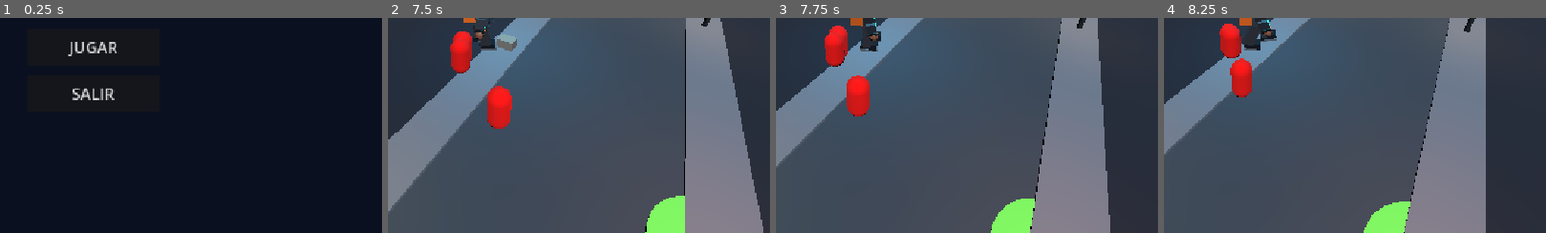
Above: before the commit, frames 1-4 (left to right).
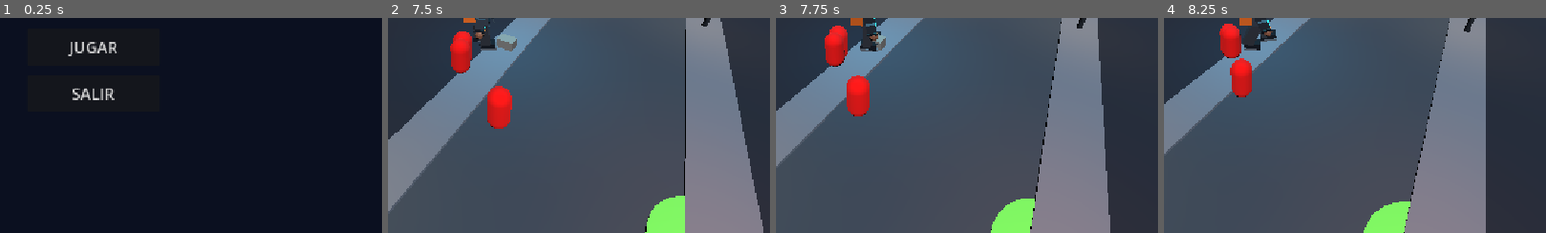
Above: after the commit, the same moments.

Repository: luismedinadl/la-ultima-ruta
Game: Godot game, scene res://scenes/ui/main_menu.tscn
Two runs of this game, one before a commit and one after it. Both use one fixed random seed, a clock stepped at 60 frames per second and the inputs below. Sound files missing from this copy of the repository are replaced by a short silence.
Inputs:
- Up to frame 1 (0.25 s): no input
- Up to frame 2 (7.5 s): click "JUGAR" at 0.5 s; hold W (move_forward) 1.28-2.78 s; tap Space (attack) at 1.35, 2.1, 3.05, 3.6, 4.35, 5.3, 5.85, 6.6 s; hold R 2.78-3.53 s; hold A (move_left) 2.78-4.28 s; hold S (move_back) 4.28-5.03 s; hold D (move_right) 5.03-5.78 s; tap R at 5.1 s; hold W (move_forward) 5.78-6.53 s; hold D (move_right) from 6.53 s (still down); hold R from 7.28 s (still down)
- Up to frame 3 (7.75 s): keep holding D (move_right); keep holding R; tap Space (attack) at 7.55 s
- Up to frame 4 (8.25 s): keep holding D (move_right); release R at 8.03 s; tap Space (attack) at 8.1 s
The pictures show only the part of the screen within x 38-88%, y 50-100%; the shares and areas given below are measured in that part.

Frames 1-2 are identical in both runs. In frame 3, 0.1% of the frame differs, in the area x 25-29%, y 7-16%; in frame 4, nothing differs.

Commit message:
Efectos de sonido

Diff:
--- a/scenes/enemies/enemy_dummy.gd
+++ b/scenes/enemies/enemy_dummy.gd
@@ -11,8 +11,7 @@
 var attack_cooldown_timer := 0.0
 var is_dead := false
 
-@onready var hurt_sound: AudioStreamPlayer = $HurtSound
-@onready var attack_sound: AudioStreamPlayer = $AttackSound
+@onready var groan_sound: AudioStreamPlayer = $GroanSound
 @onready var death_sound: AudioStreamPlayer = $DeathSound
 
 
@@ -58,7 +57,6 @@
 		return
 
 	attack_cooldown_timer = attack_cooldown
-	attack_sound.play()
 	player.take_damage(1)
 	print("El enemigo atacó a Nico.")
 
@@ -81,4 +79,4 @@
 		await death_sound.finished
 		queue_free()
 	else:
-		hurt_sound.play()
+		groan_sound.play()
--- a/scenes/enemies/enemy_dummy.tscn
+++ b/scenes/enemies/enemy_dummy.tscn
@@ -1,7 +1,6 @@
 [gd_scene format=3 uid="uid://dm0swyc52nirt"]
 
 [ext_resource type="Script" uid="uid://dnt8up8rsscvj" path="res://scenes/enemies/enemy_dummy.gd" id="1_yq0tb"]
-[ext_resource type="AudioStream" uid="uid://b2sn85bb642au" path="res://assets/audio/sfx/impactSoft_medium_000.ogg" id="2_mtue1"]
 [ext_resource type="AudioStream" uid="uid://d4i5i5o84tb0h" path="res://assets/audio/sfx/zombie_attack.wav" id="3_42r36"]
 [ext_resource type="AudioStream" uid="uid://bkxjjdwuyk0f8" path="res://assets/audio/sfx/zombie_death.wav" id="4_cetg5"]
 
@@ -23,10 +22,7 @@
 [node name="CollisionShape3D" type="CollisionShape3D" parent="." unique_id=1944059644]
 shape = SubResource("CapsuleShape3D_6pp72")
 
-[node name="HurtSound" type="AudioStreamPlayer" parent="." unique_id=574625772]
-stream = ExtResource("2_mtue1")
-
-[node name="AttackSound" type="AudioStreamPlayer" parent="." unique_id=153853117]
+[node name="GroanSound" type="AudioStreamPlayer" parent="." unique_id=153853117]
 stream = ExtResource("3_42r36")
 
 [node name="DeathSound" type="AudioStreamPlayer" parent="." unique_id=516137904]
--- a/scenes/objects/delivery_package.gd
+++ b/scenes/objects/delivery_package.gd
@@ -1,6 +1,10 @@
 extends Area3D
 
 signal collected
+
+@onready var pickup_sound: AudioStreamPlayer = $PickupSound
+
+var is_collected := false
 
 
 func _ready() -> void:
@@ -8,7 +12,13 @@
 
 
 func _on_body_entered(body: Node3D) -> void:
-	if body.is_in_group("player"):
+	if body.is_in_group("player") and not is_collected:
+		is_collected = true
+		monitoring = false
+
 		print("Paquete recogido.")
+		pickup_sound.play()
 		collected.emit()
+
+		await pickup_sound.finished
 		queue_free()
--- a/scenes/objects/delivery_package.tscn
+++ b/scenes/objects/delivery_package.tscn
@@ -1,6 +1,7 @@
 [gd_scene format=3 uid="uid://6xsjb6oguoi2"]
 
 [ext_resource type="Script" uid="uid://beb68e7lw7y3e" path="res://scenes/objects/delivery_package.gd" id="1_47jtq"]
+[ext_resource type="AudioStream" uid="uid://w06aig4jybab" path="res://assets/audio/sfx/package_pickup.ogg" id="2_px4g1"]
 
 [sub_resource type="BoxMesh" id="BoxMesh_6pp72"]
 size = Vector3(1, 0.7, 0.7)
@@ -16,3 +17,6 @@
 
 [node name="CollisionShape3D" type="CollisionShape3D" parent="." unique_id=1129253204]
 shape = SubResource("BoxShape3D_6pp72")
+
+[node name="PickupSound" type="AudioStreamPlayer" parent="." unique_id=68136070]
+stream = ExtResource("2_px4g1")
--- a/scenes/objects/delivery_zone.gd
+++ b/scenes/objects/delivery_zone.gd
@@ -2,11 +2,15 @@
 
 signal player_entered
 
+@onready var complete_sound: AudioStreamPlayer = $CompleteSound
+
 
 func _ready() -> void:
+	complete_sound.process_mode = Node.PROCESS_MODE_ALWAYS
 	body_entered.connect(_on_body_entered)
 
 
 func _on_body_entered(body: Node3D) -> void:
 	if body.is_in_group("player"):
+		complete_sound.play()
 		player_entered.emit()
--- a/scenes/objects/delivery_zone.tscn
+++ b/scenes/objects/delivery_zone.tscn
@@ -1,6 +1,7 @@
 [gd_scene format=3 uid="uid://b2dmskumko1je"]
 
 [ext_resource type="Script" uid="uid://gwimatitkvf3" path="res://scenes/objects/delivery_zone.gd" id="1_qa4pk"]
+[ext_resource type="AudioStream" uid="uid://61dx2tub1kh0" path="res://assets/audio/sfx/delivery_complete.ogg" id="2_gj5hn"]
 
 [sub_resource type="StandardMaterial3D" id="StandardMaterial3D_tyqlt"]
 albedo_color = Color(0.4296667, 1, 0.41000003, 1)
@@ -24,3 +25,6 @@
 [node name="CollisionShape3D" type="CollisionShape3D" parent="." unique_id=1080788298]
 transform = Transform3D(1, 0, 0, 0, 1, 0, 0, 0, 1, 0, 0.5, 0)
 shape = SubResource("CylinderShape3D_6pp72")
+
+[node name="CompleteSound" type="AudioStreamPlayer" parent="." unique_id=1703836314]
+stream = ExtResource("2_gj5hn")
Not shown, added: assets/audio/sfx/delivery_complete.ogg
Not shown, added: assets/audio/sfx/package_pickup.ogg
